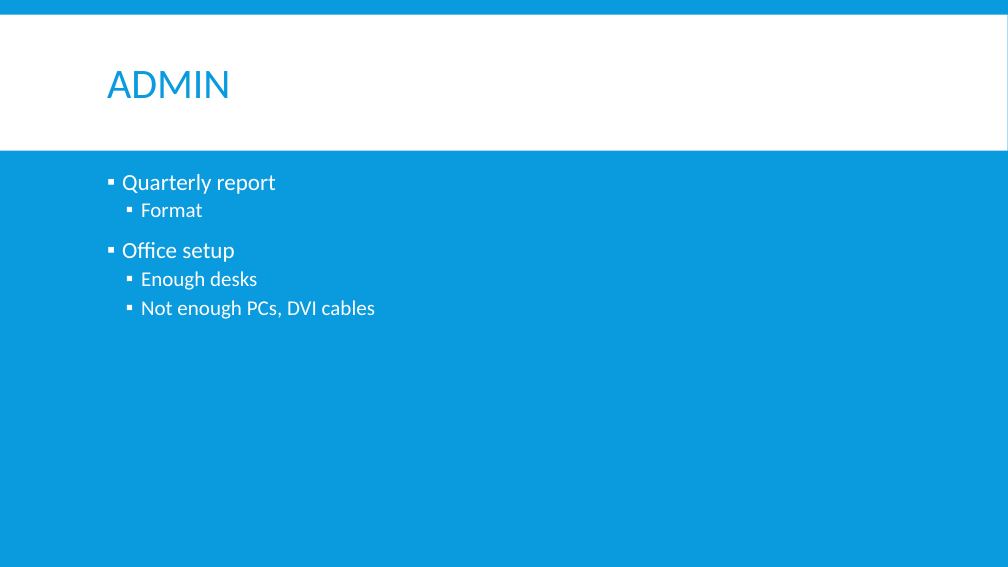
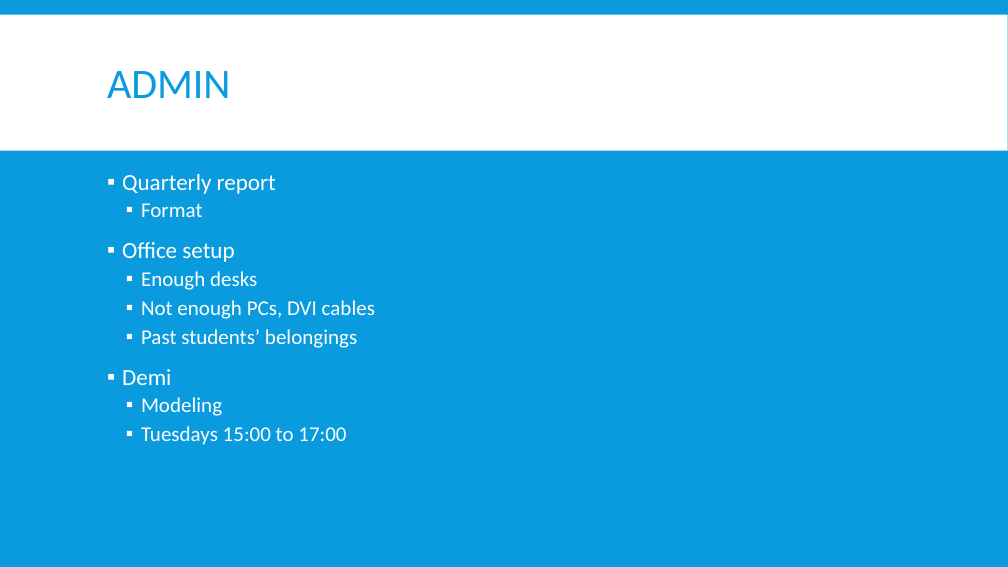
Before and after one commit to NaudeConradie/Masters-Project, a slide deck: slide 5 of Presentations/Meetings/2020-02-10/Meeting.pptx. Drawn at 1008x567 pixels with LibreOffice and Linux fonts; fonts in the diff are those of the drawing. Boxes give left, top, right and bottom in pixels: in the first picture for what was removed or moved away, otherwise in the second. Text is boxed around its words. In the diff, an @@ line names an element or a change of style, - is before the commit and + after.

```diff
--- a/Presentations/Meetings/2020-02-10/Meeting.pptx
+++ b/Presentations/Meetings/2020-02-10/Meeting.pptx
@@ text at [122, 329, 357, 445]: paragraphs added @@
+  ▪ Past students’ belongings
+▪ Demi
+  ▪ Modeling
+  ▪ Tuesdays 15:00 to 17:00
```
Also in this commit, not shown: 1 other slide changed, 1 other file.
